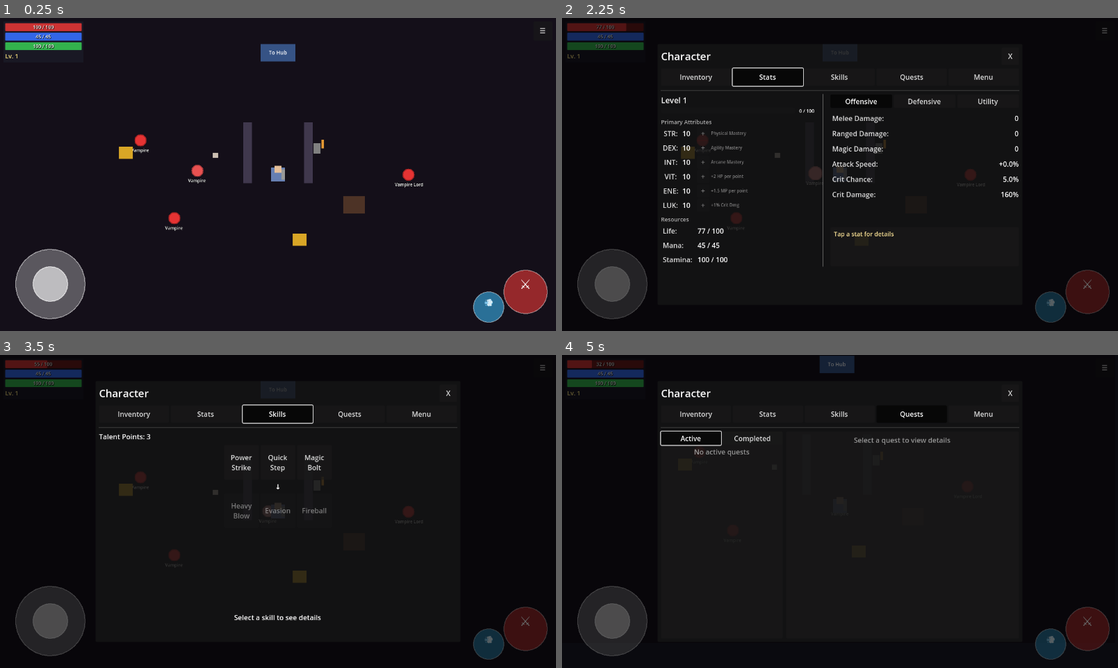
Above: before the commit, frames 1-4 (two rows, left to right).
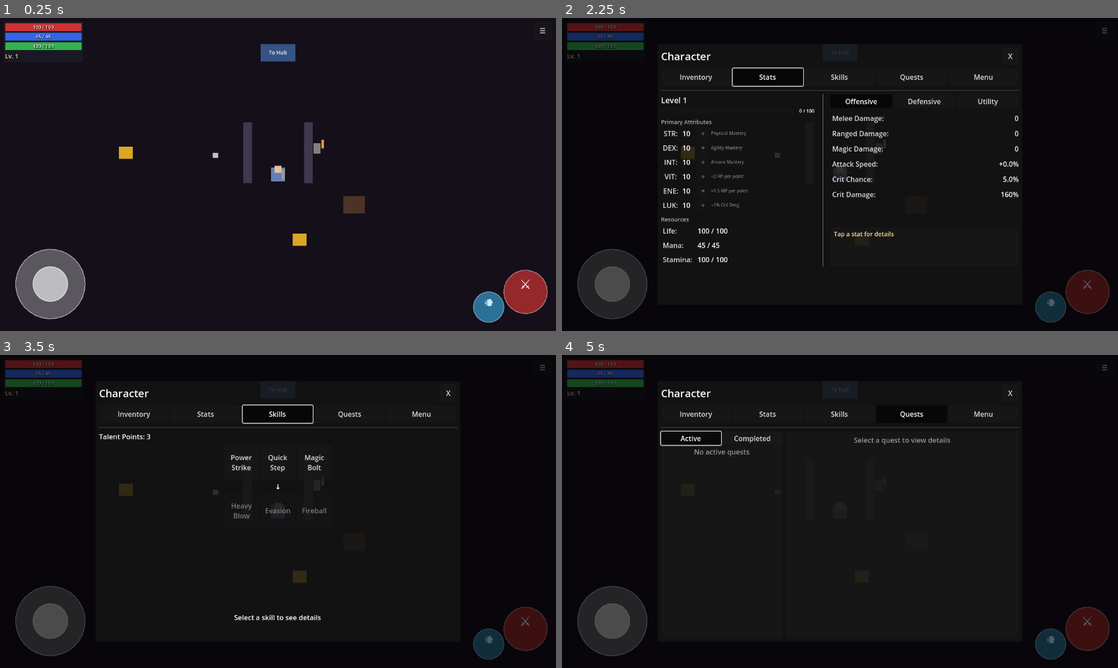
Above: after the commit, the same moments.

Repository: MatousHruska/MobileTestia
Game: Godot game, scene res://scenes/world/zone_crypt.tscn
Same seed, same stepped clock (60 frames per second), same inputs: the game is played once before the commit and once after it. This scene is started directly instead of the project's main scene.
Inputs:
- Up to frame 1 (0.25 s): no input
- Up to frame 2 (2.25 s): click "☰" at 0.5 s; click "Inventory" at 1.25 s; click "Stats" at 2 s
- Up to frame 3 (3.5 s): click "Skills" at 2.75 s
- Up to frame 4 (5 s): click "Quests" at 3.5 s; click "Active" at 4.25 s

The runs differ from the first frame. In frame 1, 0.4% of the frame differs, in the area x 23-77%, y 37-68%; in frame 2, 0.4%; in frame 3, 0.4%; in frame 4, 0.6%, in the area x 5-53%, y 0-12%.
Error after the commit: Parse Error: Cannot infer the type of "success" variable because the value doesn't have a set type. (res://scripts/npc/enemy_npc.gd:361)

Commit message:
Add debug logging to diagnose ghoul leap not triggering

Diff:
--- a/scripts/npc/enemy_npc.gd
+++ b/scripts/npc/enemy_npc.gd
@@ -230,9 +230,15 @@
 
 	# Update attack radius based on abilities
 	var max_range: float = ability_controller.get_max_attack_range()
+	Debug.log("NPC", "Ability range check for %s" % enemy_name, {
+		"max_range": max_range,
+		"current_attack_radius": attack_radius,
+		"abilities_count": abilities.size()
+	})
 	if max_range > attack_radius:
 		attack_radius = max_range
 		behavior.attack_radius = attack_radius
+		Debug.log("NPC", "Updated %s attack radius to %.0f" % [enemy_name, attack_radius])
 
 
 func _on_ability_attack_started() -> void:
@@ -343,11 +349,18 @@
 
 func perform_attack() -> void:
 	## Called by AI when in attack state
+	Debug.log("NPC", "%s perform_attack called" % enemy_name, {
+		"use_ability_system": _use_ability_system,
+		"has_controller": ability_controller != null,
+		"distance_to_player": get_distance_to_player()
+	})
 	if _use_ability_system and ability_controller:
 		# Use new ability system
 		var player := Game.player if Game else null
 		if player:
-			if ability_controller.try_attack(player):
+			var success := ability_controller.try_attack(player)
+			Debug.log("NPC", "%s try_attack result: %s" % [enemy_name, success])
+			if success:
 				play_attack()
 				return
 			# Fall through to basic attack if no ability available
